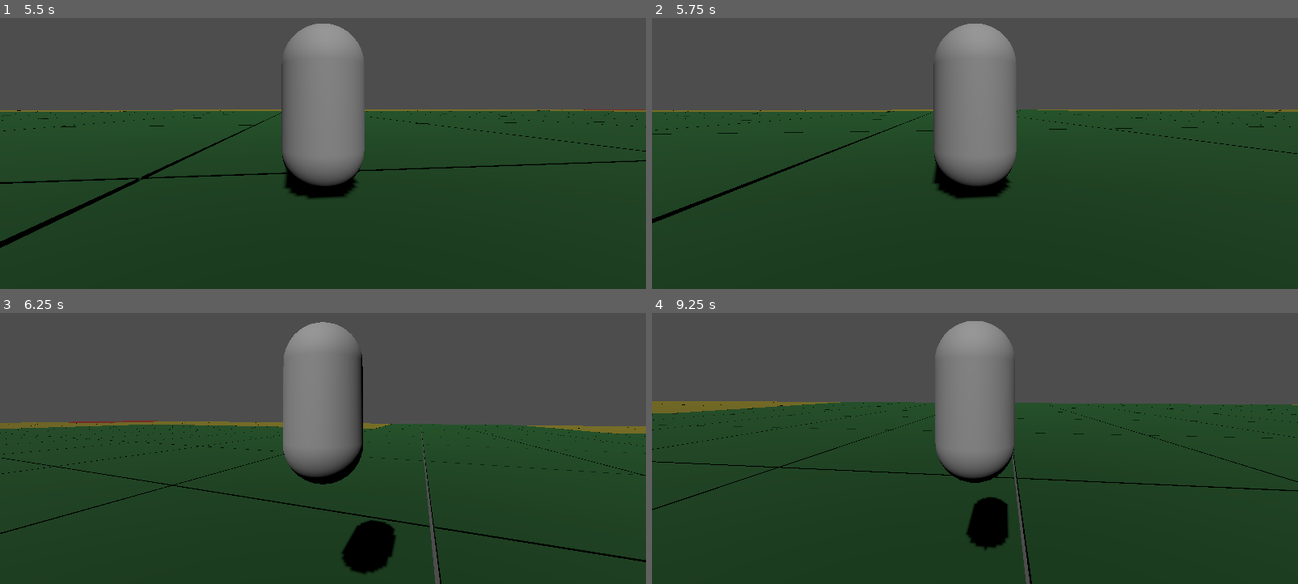
Above: before the commit, frames 1-4 (two rows, left to right).
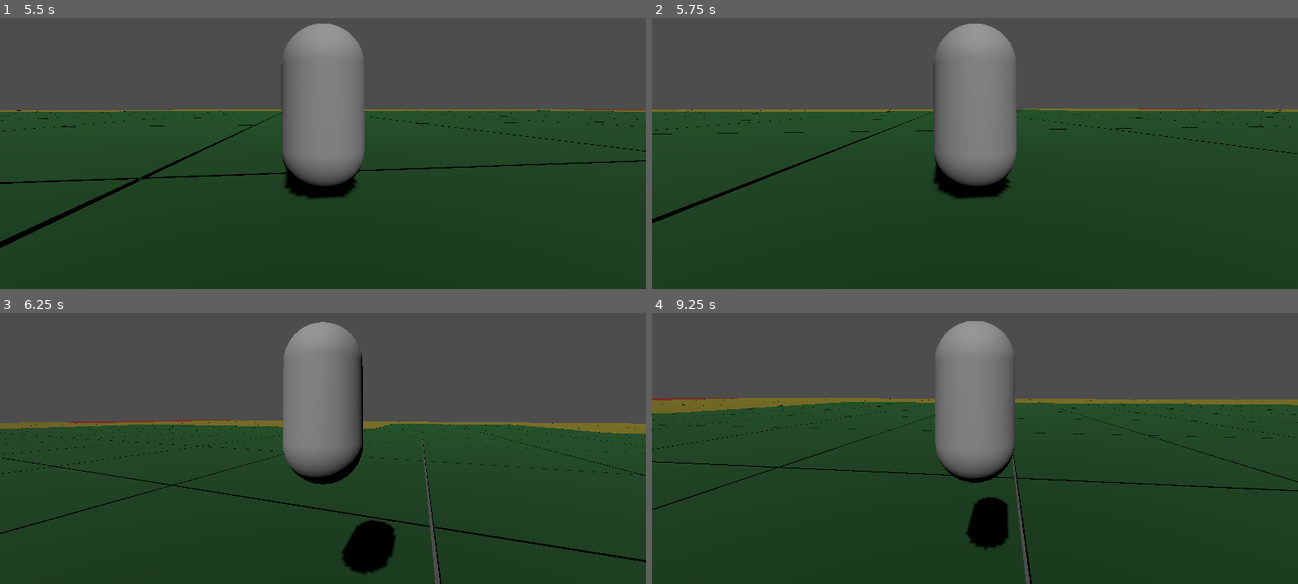
Above: after the commit, the same moments.

Repository: xwilson03/OpenWorldTest
Game: Godot game, scene res://scenes/root.tscn
Same seed, same stepped clock (60 frames per second), same inputs: the game is played once before the commit and once after it.
Inputs (mouse positions are in pixels of both pictures, inside the frame that each line leads up to):
- Up to frame 1 (5.5 s): tap Enter at 0.5 s; move the mouse to (355, 104) at 0.52 s; hold W (move_forward) from 0.53 s (still down); tap Mouse wheel up (zoom_in) every 1.5 s from 0.6 to 5.1 s; tap Space (jump) at 0.77, 1.52, 3.02, 3.77, 4.52 s; move the mouse to (290, 110) at 1.27 s; tap Mouse wheel down (zoom_out) at 1.35, 2.85, 4.35 s; move the mouse to (335, 102) at 2.02 s; move the mouse to (316, 112) at 2.77 s; move the mouse to (368, 112) at 3.52 s; move the mouse to (271, 102) at 4.27 s; move the mouse to (329, 107) at 5.02 s
- Up to frame 2 (5.75 s): keep holding W (move_forward)
- Up to frame 3 (6.25 s): move the mouse to (297, 394) at 5.77 s; release W (move_forward) at 5.78 s; hold D (move_right) from 5.78 s (still down); tap Mouse wheel down (zoom_out) at 5.85 s; tap Space (jump) at 6.02 s
- Up to frame 4 (9.25 s): move the mouse to (1007, 399) at 6.52 s; release D (move_right) at 6.53 s; hold W (move_forward) 6.53-8.78 s; tap Mouse wheel up (zoom_in) at 6.6, 8.1 s; tap Space (jump) at 6.77, 7.52, 9.02 s; move the mouse to (942, 405) at 7.27 s; tap Mouse wheel down (zoom_out) at 7.35, 8.85 s; move the mouse to (987, 397) at 8.02 s; move the mouse to (968, 407) at 8.77 s; hold A (move_left) from 8.78 s (still down)

Frame 1 is identical in both runs. In frame 2, 0.2% of the frame differs, in the area x 0-86%, y 33-35%; in frame 3, 0.5%; in frame 4, 1.3%, in the area x 0-100%, y 31-34%.

Commit message:
fixes center calculation and distance checks

Diff:
--- a/scripts/chunk_grid.gd
+++ b/scripts/chunk_grid.gd
@@ -103,23 +103,21 @@
         _delete_chunk(i, y)
 
 func _on_player_xz(pos: Vector2) -> void:
+
     var center := Vector2(
-        ((_bounds[RIGHT] - _bounds[LEFT] + 1) / 2.0) * _chunk_size.x + _offset.x,
-        ((_bounds[BOTTOM] - _bounds[TOP] + 1) / 2.0) * _chunk_size.y + _offset.y
+        -((_bounds[RIGHT] + _bounds[LEFT] + 1 - _size.x) / 2) * _chunk_size.x + _offset.x,
+        -((_bounds[BOTTOM] + _bounds[TOP] + 1 - _size.y) / 2) * _chunk_size.y + _offset.y
     )
 
-    print(_offset)
-    print(pos, "\t", center)
+    if (pos.x > center.x + _chunk_size.x):
+        _move(Globals.DIRECTION.X_POS)
+    elif (pos.x < center.x - _chunk_size.x):
+        _move(Globals.DIRECTION.X_NEG)
 
-    #if ((pos.x - center.x) > _chunk_size.x):
-        #_move(Globals.DIRECTION.X_POS)
-    #elif ((pos.x - center.x) < -_chunk_size.x):
-        #_move(Globals.DIRECTION.X_NEG)
-#
-    #if ((pos.y - center.y) > _chunk_size.y):
-        #_move(Globals.DIRECTION.Z_POS)
-    #elif ((pos.y - center.y) < -_chunk_size.y):
-        #_move(Globals.DIRECTION.Z_NEG)
+    if (pos.y > center.y + _chunk_size.y):
+        _move(Globals.DIRECTION.Z_POS)
+    elif (pos.y < center.y - _chunk_size.y):
+        _move(Globals.DIRECTION.Z_NEG)
 
 func _move(direction: Globals.DIRECTION) -> void:
     match direction:
